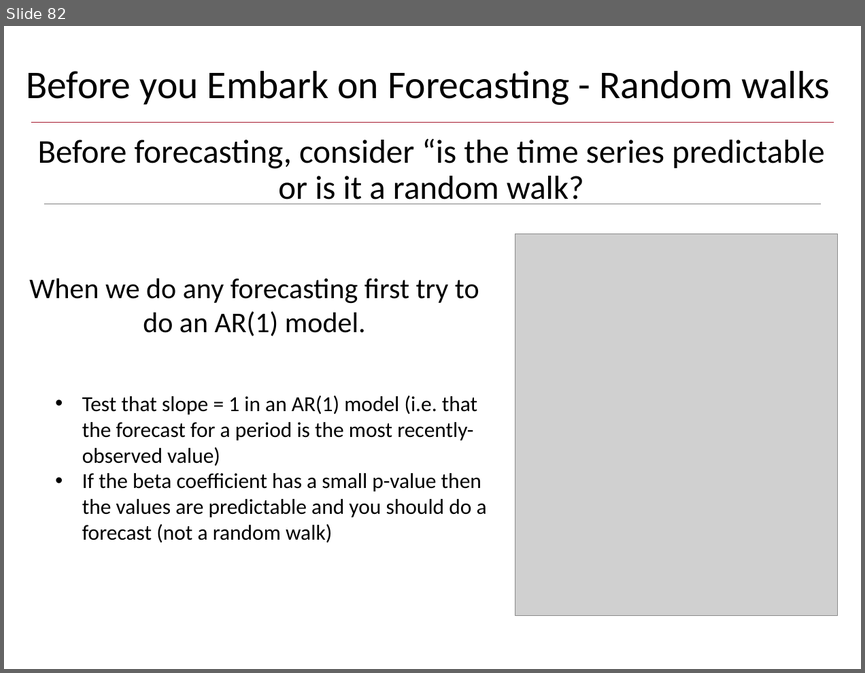
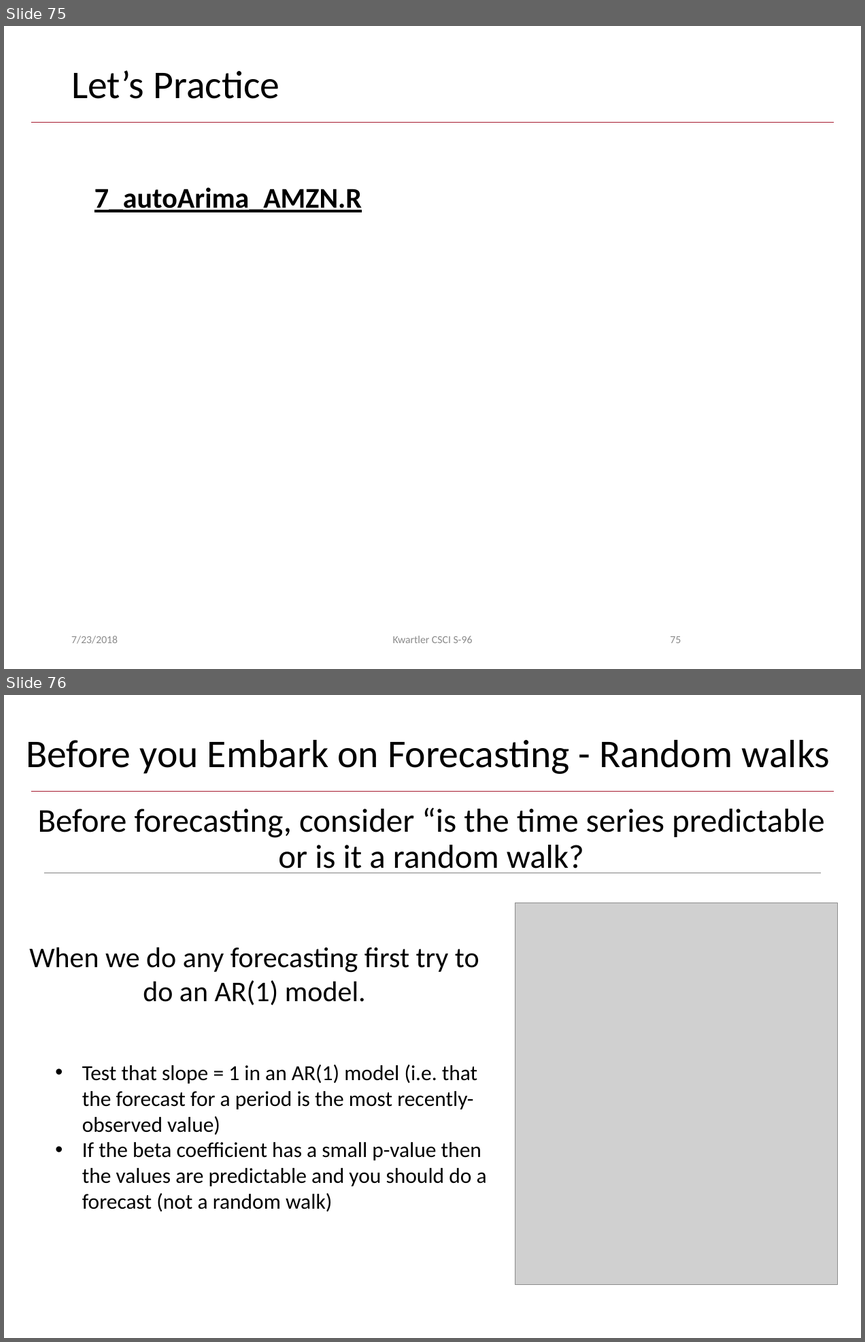
Before and after one commit to anhnguyendepocen/HarvardSummerStudent2018, a slide deck: lessons/5_July 23-Forecasting/Day5 July 23_Revised.pptx. Shown one above the other, each under a label of ours: slide 82 before the commit, slides 75 and 76 after it. The pictures are 865x673 and 865x1342 pixels, drawn with LibreOffice and Linux fonts; fonts in the diff are those of the drawing; grey boxes stand for pictures; background and template pictures are left out. Boxes give left, top, right and bottom in pixels: in the first picture for what was removed or moved away, otherwise in the second. Text is boxed around its words. In the diff, an @@ line names an element or a change of style, - is before the commit and + after.

```diff
--- a/lessons/5_July 23-Forecasting/Day5 July 23_Revised.pptx
+++ b/lessons/5_July 23-Forecasting/Day5 July 23_Revised.pptx
@@ slide 75 added at (x1=4, y1=26, x2=861, y2=669), background #FFFFFF; not listed: 1 template element that a slide beside it also shows @@
@@ title added at (x1=71, y1=70, x2=279, y2=99), 33 pt, text #000000 @@
+Let’s Practice
@@ text added at (x1=94, y1=187, x2=362, y2=212), 24 pt, text #000000, bold, underline @@
+7_autoArima_AMZN.R
@@ text added at (x1=71, y1=635, x2=118, y2=643), 9 pt, text #8C8C8C @@
+7/23/2018
@@ text added at (x1=393, y1=635, x2=473, y2=643), 9 pt, text #8C8C8C @@
+Kwartler CSCI S-96
@@ page number added at (x1=670, y1=636, x2=681, y2=643), 9 pt, text #8C8C8C @@
+75
@@ what was slide 82 is now slide 76 @@
```
Also in this commit, not shown: 5 slides changed, 7 slides removed.
